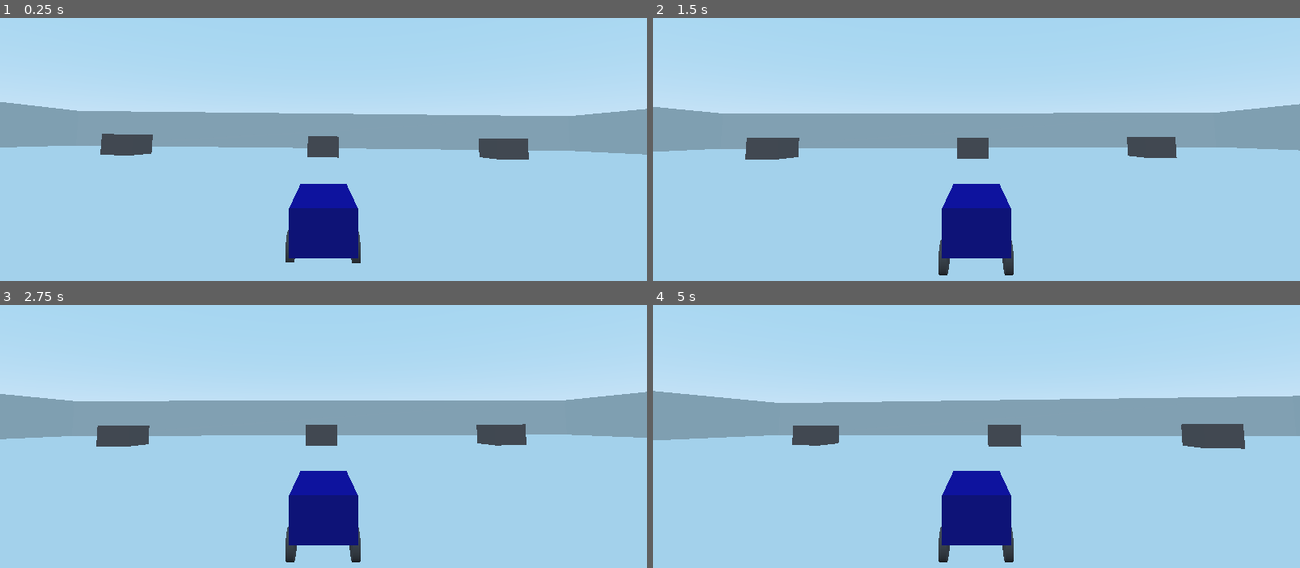
Above: before the commit, frames 1-4 (two rows, left to right).
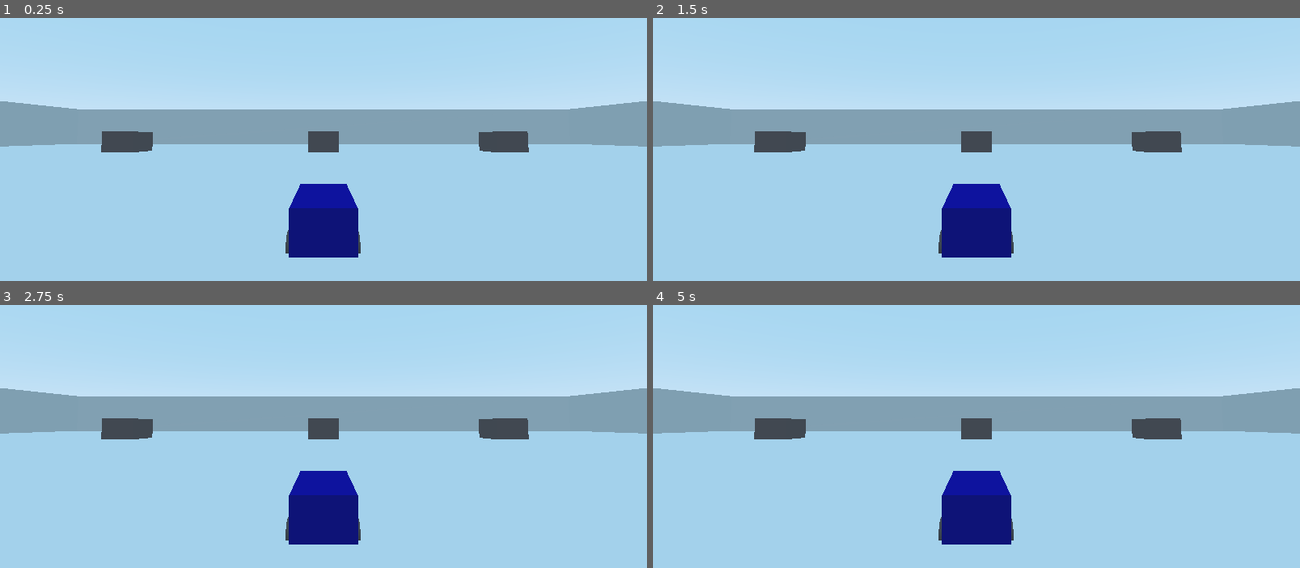
Above: after the commit, the same moments.

Repository: pablokintopp/godot-getaway
Game: Godot game, scene res://World/World.tscn
Same seed, same stepped clock (60 frames per second), same inputs: the game is played once before the commit and once after it. This scene is started directly instead of the project's main scene.
Inputs:
- Up to frame 1 (0.25 s): no input
- Up to frame 2 (1.5 s): hold D (steer_right) 0.53-1.28 s; tap Enter at 1.25 s; hold Space (brake) from 1.28 s (still down)
- Up to frame 3 (2.75 s): release Space (brake) at 2.03 s; hold D (steer_right) from 2.03 s (still down)
- Up to frame 4 (5 s): tap Enter at 2.75 s; release D (steer_right) at 2.78 s; hold W (forward) 2.78-3.53 s; tap Space (brake) at 3.5 s; hold A (steer_left) from 3.53 s (still down)

The runs differ from the first frame. In frame 1, 3.7% of the frame differs, in the area x 0-100%, y 31-94%; in frame 2, 4.1%; in frame 3, 4.3%; in frame 4, 5.9%, in the area x 0-100%, y 31-98%.

Commit message:
Driving locally and remotely

Diff:
--- a/Lobby/Lobby.gd
+++ b/Lobby/Lobby.gd
@@ -1,30 +1,29 @@
 extends Control
 
-onready var NameTextbox = $VBoxContainer/CenterContainer/GridContainer/NameTextbox
-onready var PortTextbox = $VBoxContainer/CenterContainer/GridContainer/PortTextBox
-onready var IPTextbox = $VBoxContainer/CenterContainer/GridContainer/IPTextBox
+onready var NameTextBox = $VBoxContainer/CenterContainer/GridContainer/NameTextbox
+onready var PortTextBox = $VBoxContainer/CenterContainer/GridContainer/PortTextBox
+onready var IPTextBox = $VBoxContainer/CenterContainer/GridContainer/IPTextBox
 
 func _ready():
-	NameTextbox.text = Saved.save_data["Player_name"]
-	IPTextbox.text = Network.DEFAULT_IP
-	PortTextbox.text = str(Network.DEFAULT_PORT)
+	NameTextBox.text = Saved.save_data["Player_name"]
+	IPTextBox.text = Network.DEFAULT_IP
+	PortTextBox.text = str(Network.DEFAULT_PORT)
 
 func _on_HostButton_pressed():
-	Network.selected_port = int(PortTextbox.text)
+	Network.selected_IP = IPTextBox.text
+	Network.selected_port = int(PortTextBox.text)
 	Network.create_server()
-	get_tree().call_group("HostOnly","show")
+	get_tree().call_group("HostOnly", "show")
 	create_waiting_room()
 
-
 func _on_JoinButton_pressed():
-	Network.selected_port = int(PortTextbox.text)
-	Network.selected_ip = IPTextbox.text
+	Network.selected_IP = IPTextBox.text
+	Network.selected_port = int(PortTextBox.text)
 	Network.connect_to_server()
 	create_waiting_room()
 
-
-func _on_NameTextbox_text_changed(new_text):
-	Saved.save_data["Player_name"] = NameTextbox.text
+func _on_NameTextBox_text_changed(new_text):
+	Saved.save_data["Player_name"] = NameTextBox.text
 	Saved.save_game()
 
 func create_waiting_room():
--- a/Networking/Network.gd
+++ b/Networking/Network.gd
@@ -1,11 +1,11 @@
 extends Node
 
 const DEFAULT_IP = "127.0.0.1"
-const DEFAULT_PORT = 32023
+const DEFAULT_PORT = 32032
 const MAX_PLAYERS = 4
 
 var selected_port
-var selected_ip
+var selected_IP
 
 var local_player_id = 0
 sync var players = {}
@@ -24,10 +24,11 @@
 	get_tree().set_network_peer(peer)
 	add_to_player_list()
 
+
 func connect_to_server():
 	var peer = NetworkedMultiplayerENet.new()
 	get_tree().connect("connected_to_server", self, "_connected_to_server")
-	peer.create_client(selected_ip, selected_port)
+	peer.create_client(selected_IP, selected_port)
 	get_tree().set_network_peer(peer)
 
 
@@ -41,17 +42,16 @@
 	add_to_player_list()
 	rpc("_send_player_info", local_player_id, player_data)
 
+
 remote func _send_player_info(id, player_info):
-	players[id] = player_info
+	players[id ] = player_info
 	if local_player_id == 1:
 		rset("players", players)
 		rpc("update_waiting_room")
 
-
 func _on_player_connected(id):
 	if not get_tree().is_network_server():
-		print (str(id) + " has connected.")
-
+		print(str(id)+" has connected.")
 
 sync func update_waiting_room():
 	get_tree().call_group("WaitingRoom", "refresh_players", players)
--- a/Player/Player.gd
+++ b/Player/Player.gd
@@ -7,19 +7,43 @@
 const MAX_BRAKE_FORCE = 10
 const MAX_SPEED = 30
 
-var steer_target = 0.0 # where do I want the wheels to go?
+var steer_target = 0.0  # where the wheels are supposed to be
 var steer_angle = 0.0 # where are the wheels now
 
+sync var players = {}
+var player_data = {"steer":0, "engine":0, "brakes":0, "position":null}
+
+func _ready():
+	players[name] = player_data
+	players[name].position = transform
+	if not is_local_Player():
+		$Camera.queue_free()
+
+
+func is_local_Player():
+	return name == str(Network.local_player_id)
+
+
 func _physics_process(delta):
-	drive(delta)
+	if is_local_Player():
+		drive(delta)
+	if not Network.local_player_id == 1:
+		transform = players[name].position
+
+	steering = players[name].steer
+	engine_force = players[name].engine
+	brake = players[name].brakes
+
 
 func drive(delta):
-	steering = appply_steering(delta)
-	engine_force = apply_throttle()
-	brake = apply_brackes()
+	var steering_value = apply_steering(delta)
+	var throttle = apply_throttle()
+	var brakes = apply_brakes()
+
+	update_server(name, steering_value, throttle, brakes)
 
 
-func appply_steering(delta):
+func apply_steering(delta):
 	var steer_val = 0
 	var left = Input.get_action_strength("steer_left")
 	var right = Input.get_action_strength("steer_right")
@@ -36,7 +60,8 @@
 	elif steer_target > steer_angle:
 		steer_angle += STEER_SPEED * delta
 
-	return (steer_angle)
+	return steer_angle
+
 
 func apply_throttle():
 	var throttle_val = 0
@@ -48,12 +73,28 @@
 			throttle_val = -back
 		elif forward:
 			throttle_val = forward
+
 	return throttle_val * MAX_ENGINE_FORCE
 
-func apply_brackes():
+func apply_brakes():
 	var brake_val = 0
-	var bracke_strength = Input.get_action_strength("brake")
+	var brake_strength = Input.get_action_strength("brake")
 
-	if bracke_strength:
-		brake_val = bracke_strength
+	if brake_strength:
+		brake_val = brake_strength
 	return brake_val * MAX_BRAKE_FORCE
+
+
+func update_server(id, steering_value, throttle, brakes):
+	if not Network.local_player_id == 1:
+		rpc_unreliable_id(1, "manage_clients", id, steering_value, throttle, brakes)
+	else:
+		manage_clients(id, steering_value, throttle, brakes)
+
+
+sync func manage_clients(id, steering_value, throttle, brakes):
+	players[id].steer = steering_value
+	players[id].engine = throttle
+	players[id].brakes = brakes
+	players[id].position = transform
+	rset_unreliable("players", players)
--- a/World/World.gd
+++ b/World/World.gd
@@ -1,15 +1,15 @@
 extends Spatial
 
 func _ready():
-	spawn_local_players()
+	spawn_local_player()
 	rpc("spawn_remote_player", Network.local_player_id)
 
-func spawn_local_players():
+func spawn_local_player():
 	var new_player = preload("res://Player/Player.tscn").instance()
 	new_player.name = str(Network.local_player_id)
 	$Players.add_child(new_player)
 
-remote func	spawn_remote_player(id):
+remote func spawn_remote_player(id):
 	var new_player = preload("res://Player/Player.tscn").instance()
 	new_player.name = str(id)
 	$Players.add_child(new_player)
Not shown: 6 places in Player/Player.tscn that only renumber resources
